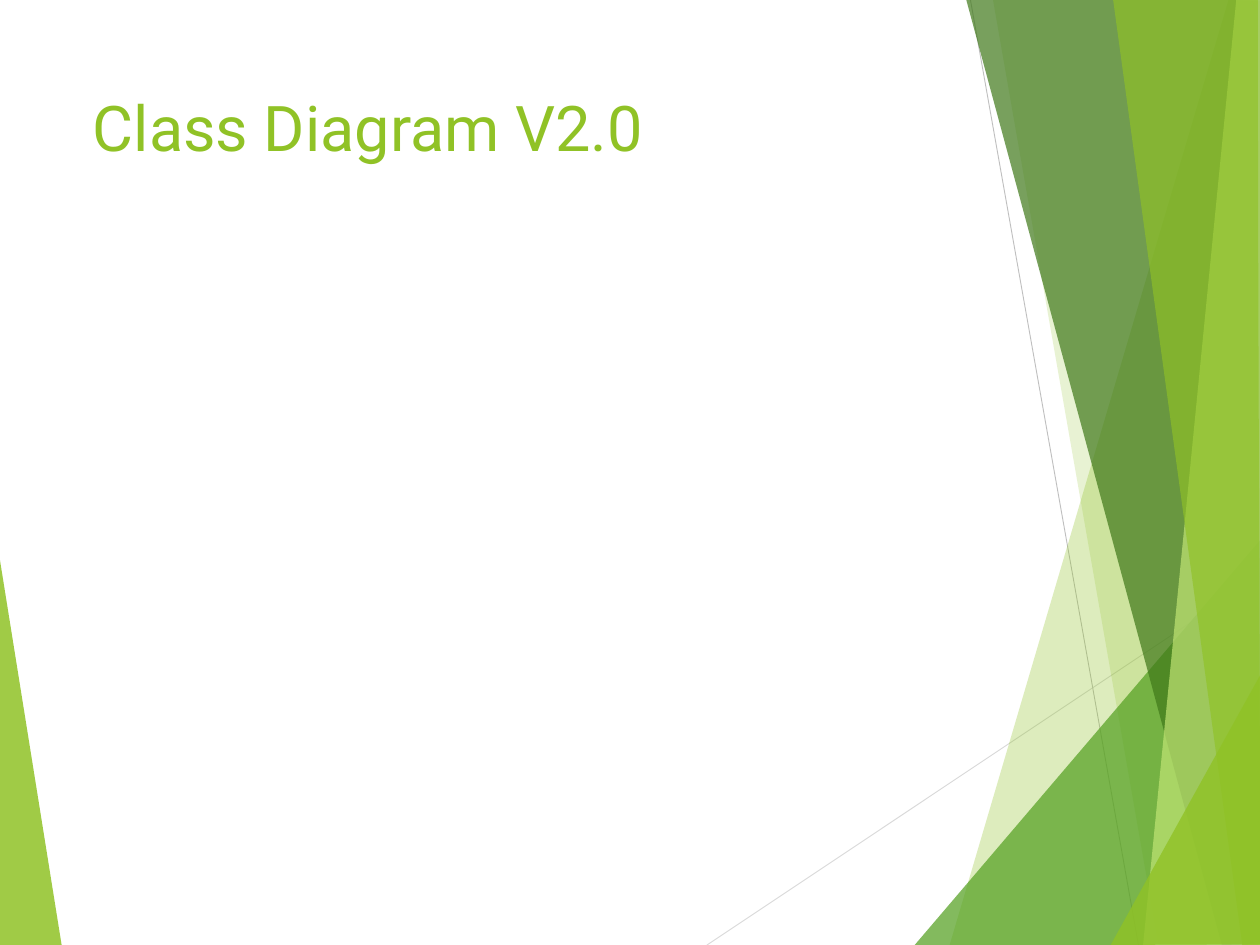
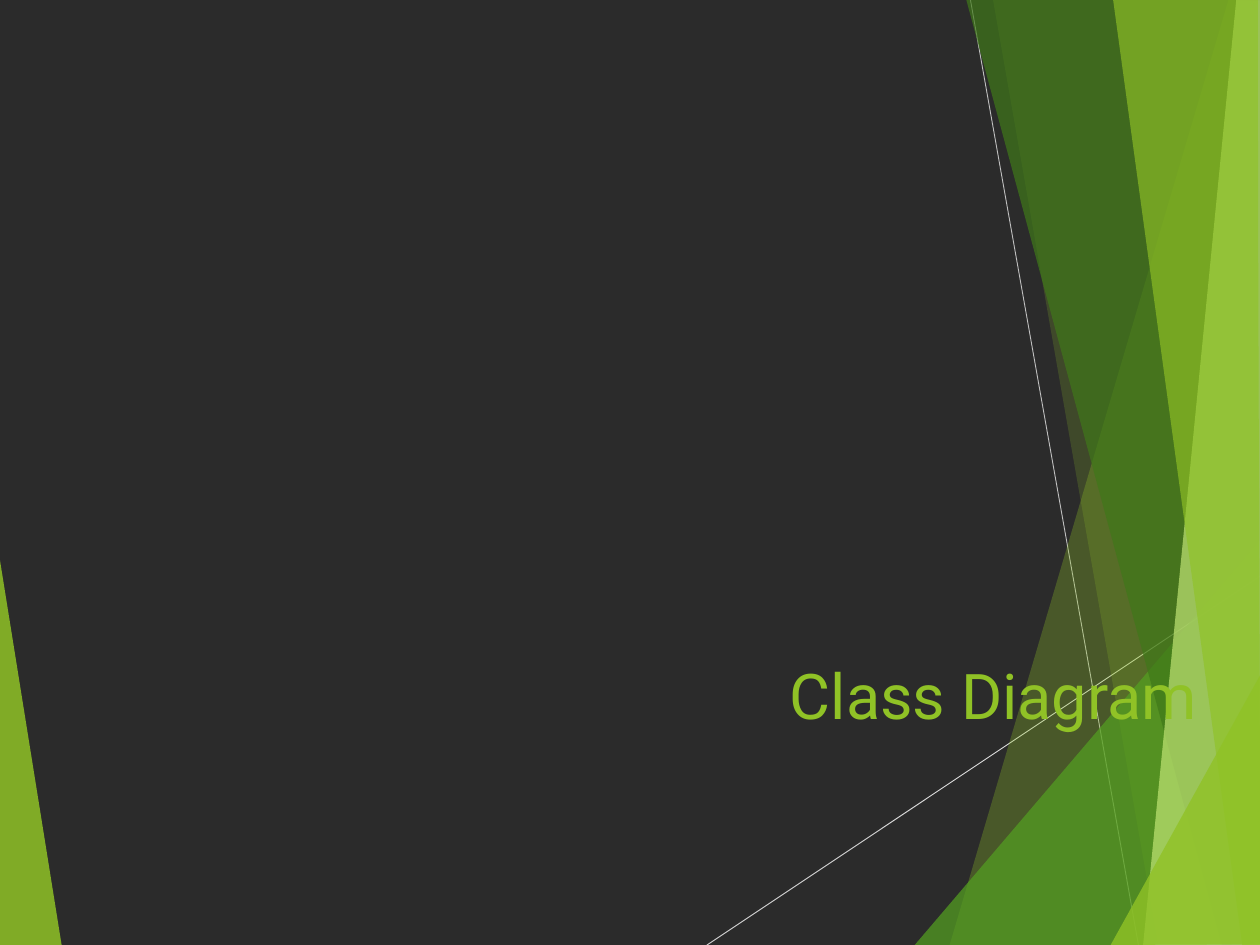
Before and after one commit to Haizhepi/BearRides, a slide deck: slide 10 of Documentation/Iteration3.pptx (slide 5 before the commit). Drawn at 1260x945 pixels with LibreOffice and Linux fonts; fonts in the diff are those of the drawing; background and template pictures are left out; a plain dark background stands for a picture behind light text. Boxes give left, top, right and bottom in pixels: in the first picture for what was removed or moved away, otherwise in the second. Text is boxed around its words. In the diff, an @@ line names an element or a change of style, - is before the commit and + after.

```diff
--- a/Documentation/Iteration3.pptx
+++ b/Documentation/Iteration3.pptx
@@ background #FFFFFF to picture (left out) @@
@@ title at [790, 662, 1197, 735]: text changed @@
-Class Diagram V2.0
+Class Diagram
```
Also in this commit, not shown: 8 other slides changed, 8 slides added, 5 slides removed, 17 other files.
